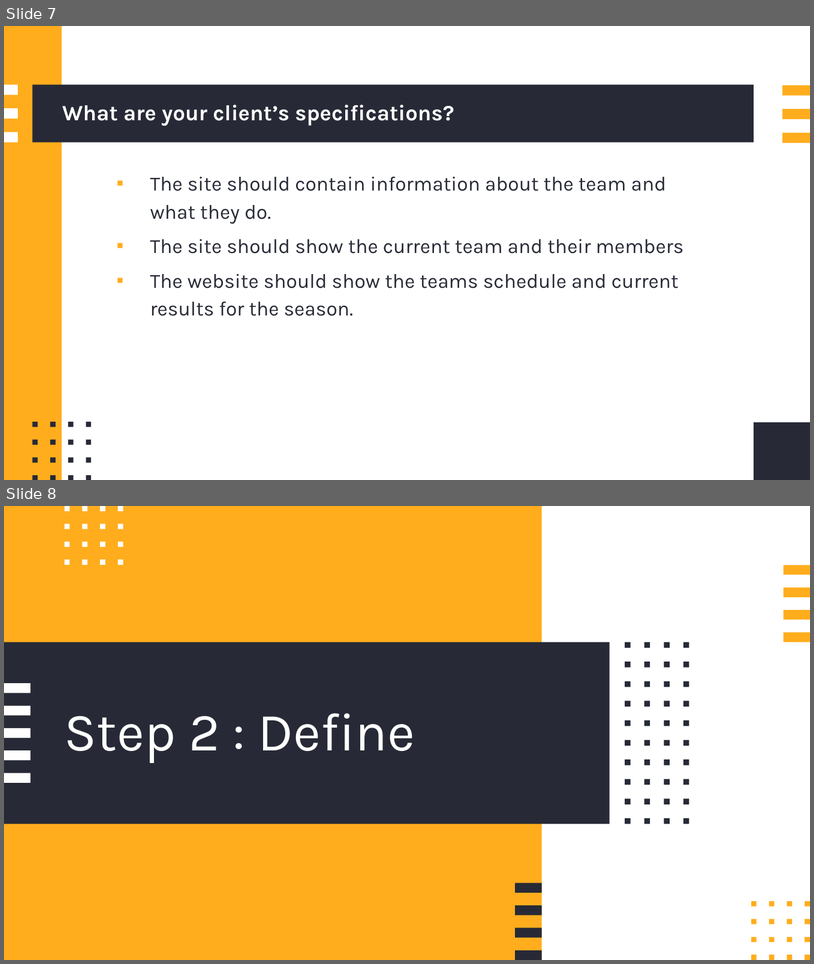
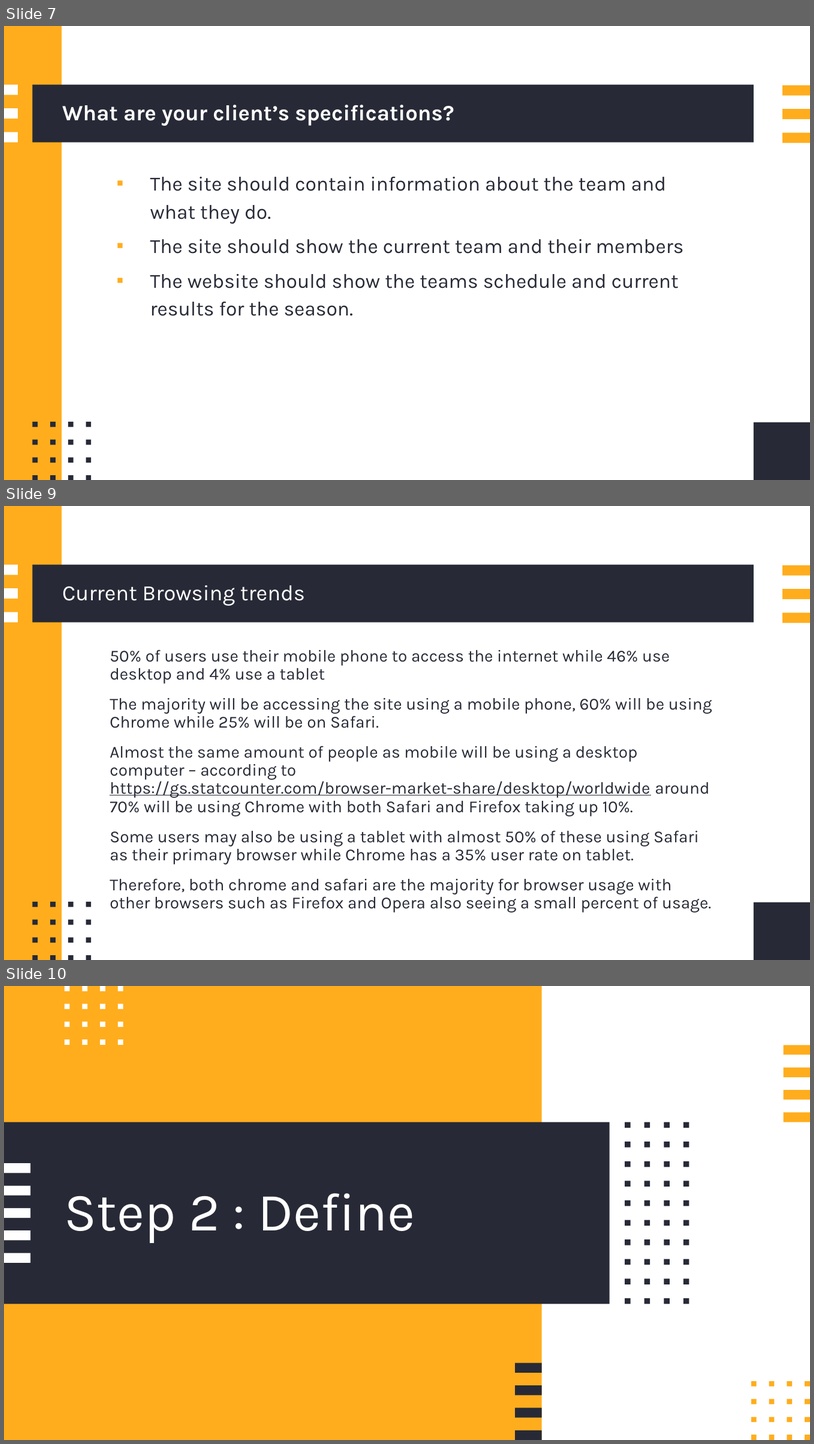
Before and after one commit to callumc20171/3.4-Assessment, a slide deck: 3.4 Assessment Resources/3.4 portfolio - Callum Cooper.pptx. Shown one above the other, each under a label of ours: slides 7 and 8 before the commit, slides 7, 9 and 10 after it; the slides between them are not shown. The pictures are 814x964 and 814x1444 pixels, drawn with LibreOffice and Linux fonts; fonts in the diff are those of the drawing. Boxes give left, top, right and bottom in pixels: in the first picture for what was removed or moved away, otherwise in the second. Text is boxed around its words. In the diff, an @@ line names an element or a change of style, - is before the commit and + after.

```diff
--- a/3.4 Assessment Resources/3.4 portfolio - Callum Cooper.pptx
+++ b/3.4 Assessment Resources/3.4 portfolio - Callum Cooper.pptx
@@ slide 9 added at <box>4,506,810,960</box>, background #FFFFFF; not listed: 25 template elements that a slide beside it also shows @@
@@ title added at <box>62,585,305,606</box>, 26 pt, text #FFFFFF @@
+Current Browsing trends
@@ text added at <box>110,649,713,912</box>, 20 pt, text #272A36 @@
+50% of users use their mobile phone to access the internet while 46% use desktop and 4% use a tablet
+The majority will be accessing the site using a mobile phone, 60% will be using Chrome while 25% will be on Safari.
+Almost the same amount of people as mobile will be using a desktop computer – according to https://gs.statcounter.com/browser-market-share/desktop/worldwide around 70% will be using Chrome with both Safari and Firefox taking up 10%.
+Some users may also be using a tablet with almost 50% of these using Safari as their primary browser while Chrome has a 35% user rate on tablet.
+Therefore, both chrome and safari are the majority for browser usage with other browsers such as Firefox and Opera also seeing a small percent of usage.
@@ what was slide 8 is now slide 10 @@
```
Also in this commit, not shown: 3 slides changed, 2 other slides added, 1 slide removed, 3 other files.
